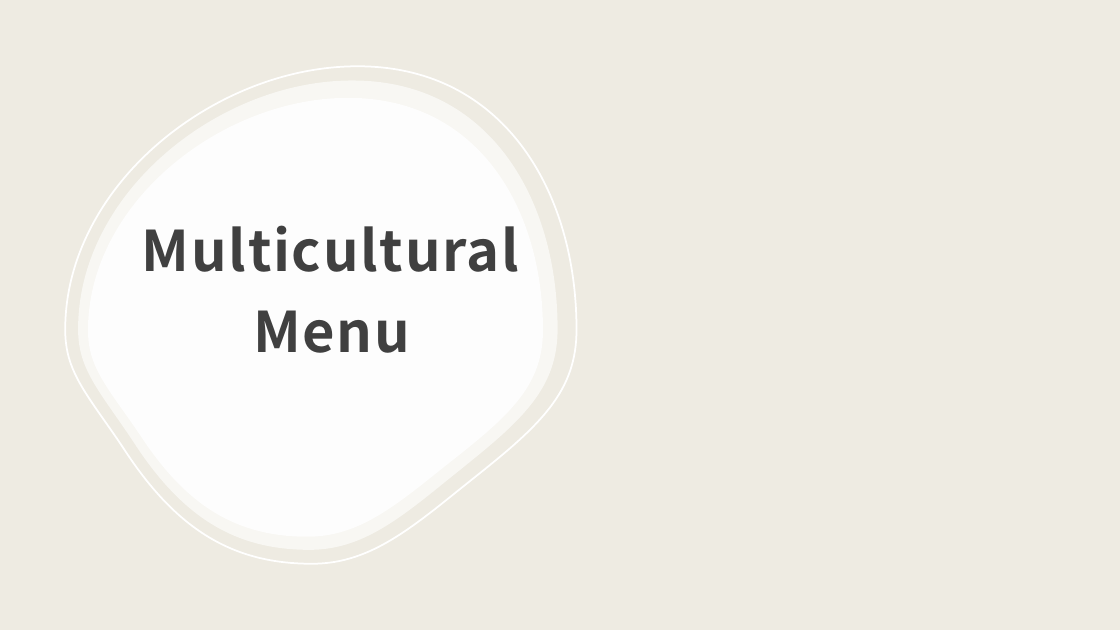
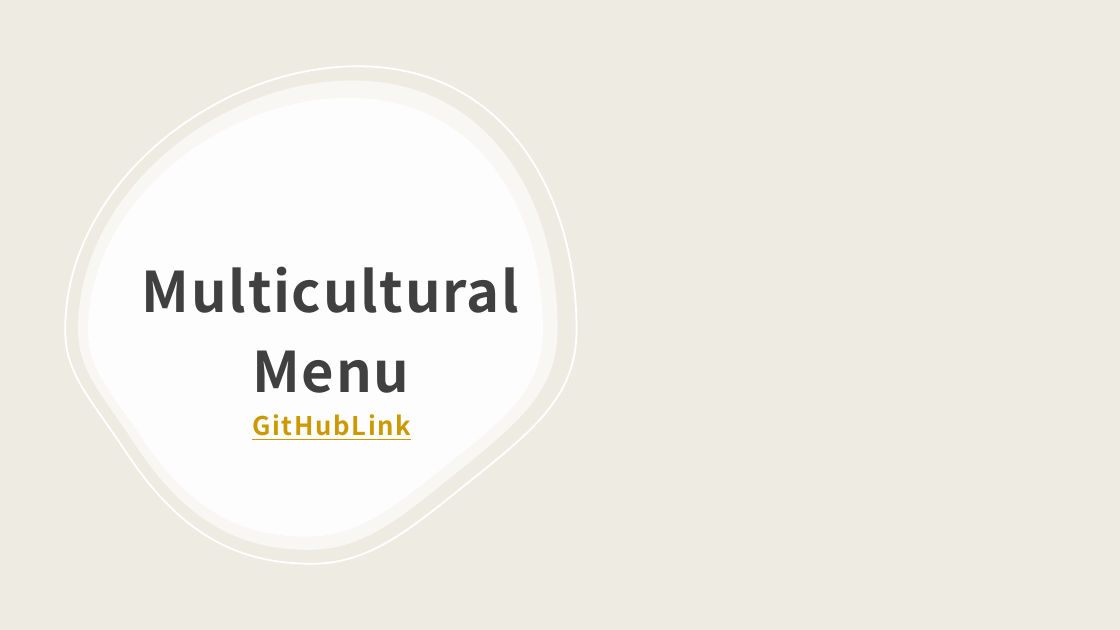
Before and after one commit to jeremiahlateef/JavaCustomProjectCOMP170F23, a slide deck: slide 1 of Multicultural Menu_Project Presentation.pptx. Drawn at 1120x630 pixels with LibreOffice and Linux fonts; fonts in the diff are those of the drawing; background and template pictures are left out. Boxes give left, top, right and bottom in pixels: in the first picture for what was removed or moved away, otherwise in the second. Text is boxed around its words. In the diff, an @@ line names an element or a change of style, - is before the commit and + after.

```diff
--- a/Multicultural Menu_Project Presentation.pptx
+++ b/Multicultural Menu_Project Presentation.pptx
@@ title at (142,266,519,440): text changed @@
-Multicultural Menu
+Multicultural Menu
+GitHubLink
```
Also in this commit, not shown: 7 other slides changed, 4 slides added.
